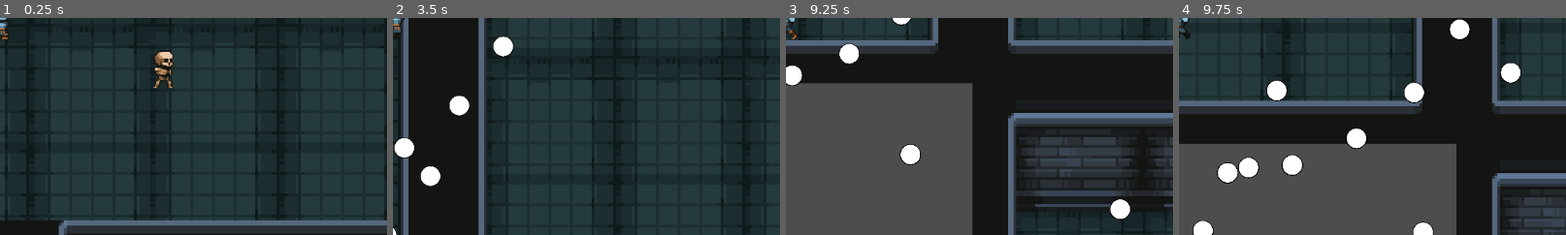
Above: before the commit, frames 1-4 (left to right).
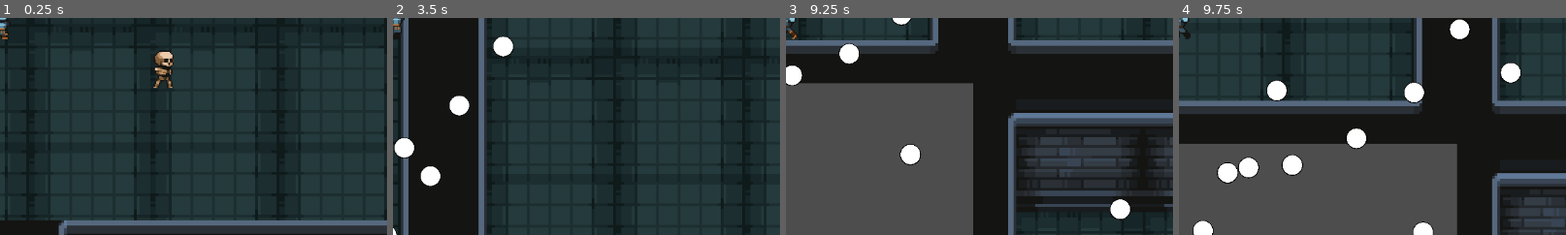
Above: after the commit, the same moments.

Repository: Robert-Riordan-UCD/GameDevJourney
Game: Godot game, scene res://World/Levels/level.tscn
The game is run twice, just before and just after one commit, with the same random seed, the same clock (stepped at 60 frames per second) and the same inputs.
Inputs (mouse positions are % of the whole screen's width and height, from its top left):
- Up to frame 1 (0.25 s): no input
- Up to frame 2 (3.5 s): move the mouse to (72, 45) at 0.52 s; press the mouse at (72, 45) at 0.53 s; hold D (player_right) 0.53-1.28 s; move the mouse to (30, 55) at 1.27 s; release the mouse at (30, 55) at 1.28 s; hold S (player_down) 1.28-2.03 s; click (30, 55) at 1.35 s; move the mouse to (60, 28) at 2.02 s; press the mouse at (60, 28) at 2.03 s; hold D (player_right) 2.03-2.78 s; move the mouse to (45, 70) at 2.77 s; release the mouse at (45, 70) at 2.78 s; hold W (player_up) from 2.78 s (still down); click (45, 70) at 2.85 s
- Up to frame 3 (9.25 s): move the mouse to (80, 65) at 3.52 s; release W (player_up) at 3.53 s; press the mouse at (80, 65) at 3.53 s; hold A (player_left) 3.53-5.03 s; move the mouse to (20, 35) at 4.27 s; release the mouse at (20, 35) at 4.28 s; click (20, 35) at 4.35 s; move the mouse to (55, 50) at 5.02 s; press the mouse at (55, 50) at 5.03 s; hold S (player_down) 5.03-5.78 s; move the mouse to (35, 25) at 5.77 s; release the mouse at (35, 25) at 5.78 s; hold D (player_right) 5.78-6.53 s; click (35, 25) at 5.85 s; move the mouse to (72, 45) at 6.52 s; press the mouse at (72, 45) at 6.53 s; hold W (player_up) 6.53-7.28 s; move the mouse to (30, 55) at 7.27 s; release the mouse at (30, 55) at 7.28 s; hold D (player_right) 7.28-8.03 s; click (30, 55) at 7.35 s; move the mouse to (60, 28) at 8.02 s; press the mouse at (60, 28) at 8.03 s; hold S (player_down) 8.03-8.78 s; move the mouse to (45, 70) at 8.77 s; release the mouse at (45, 70) at 8.78 s; hold A (player_left) from 8.78 s (still down); click (45, 70) at 8.85 s
- Up to frame 4 (9.75 s): move the mouse to (80, 65) at 9.52 s; release A (player_left) at 9.53 s; press the mouse at (80, 65) at 9.53 s; hold W (player_up) from 9.53 s (still down)
The pictures show only the part of the screen within x 50-100%, y 50-100%; the shares and areas given below are measured in that part.

Frames 1-2 are identical in both runs. In frame 3, 0.2% of the frame differs, in the area x 48-49%, y 29-100%; in frame 4, 0.1%.

Commit message:
Added west and east doors to rooms

Diff:
--- a/Rougelike_Bullethell_Dungeon_Crawler/World/Rooms/room.tscn
+++ b/Rougelike_Bullethell_Dungeon_Crawler/World/Rooms/room.tscn
@@ -6,8 +6,14 @@
 [sub_resource type="RectangleShape2D" id="RectangleShape2D_welv8"]
 size = Vector2(30, 40)
 
+[sub_resource type="RectangleShape2D" id="RectangleShape2D_ir0hv"]
+size = Vector2(14, 32)
+
 [sub_resource type="RectangleShape2D" id="RectangleShape2D_iuqho"]
 size = Vector2(26, 16)
+
+[sub_resource type="RectangleShape2D" id="RectangleShape2D_kmb3r"]
+size = Vector2(14, 32)
 
 [sub_resource type="RectangleShape2D" id="RectangleShape2D_w7iuo"]
 size = Vector2(144.5, 40)
@@ -16,7 +22,10 @@
 size = Vector2(142, 40)
 
 [sub_resource type="RectangleShape2D" id="RectangleShape2D_0lb5q"]
-size = Vector2(14, 128)
+size = Vector2(14, 36)
+
+[sub_resource type="RectangleShape2D" id="RectangleShape2D_tw8d7"]
+size = Vector2(14, 60)
 
 [sub_resource type="RectangleShape2D" id="RectangleShape2D_mn33n"]
 size = Vector2(146, 16.25)
@@ -25,10 +34,13 @@
 size = Vector2(144, 16)
 
 [sub_resource type="RectangleShape2D" id="RectangleShape2D_slhq3"]
-size = Vector2(14, 128)
+size = Vector2(14, 36)
+
+[sub_resource type="RectangleShape2D" id="RectangleShape2D_k8nfa"]
+size = Vector2(14, 60)
 
 [sub_resource type="RectangleShape2D" id="RectangleShape2D_5qopf"]
-size = Vector2(576, 256)
+size = Vector2(560, 244)
 
 [node name="Room" type="Node2D"]
 scale = Vector2(2, 2)
@@ -42,11 +54,18 @@
 [node name="Enemies" type="Node2D" parent="."]
 
 [node name="Doors" type="StaticBody2D" parent="."]
+visible = false
 
 [node name="North" type="CollisionShape2D" parent="Doors"]
 position = Vector2(2, -144)
 scale = Vector2(2, 2)
 shape = SubResource("RectangleShape2D_welv8")
+disabled = true
+
+[node name="East" type="CollisionShape2D" parent="Doors"]
+position = Vector2(302, 0)
+scale = Vector2(2, 2)
+shape = SubResource("RectangleShape2D_ir0hv")
 disabled = true
 
 [node name="South" type="CollisionShape2D" parent="Doors"]
@@ -55,7 +74,14 @@
 shape = SubResource("RectangleShape2D_iuqho")
 disabled = true
 
+[node name="West" type="CollisionShape2D" parent="Doors"]
+position = Vector2(-302, 0)
+scale = Vector2(2, 2)
+shape = SubResource("RectangleShape2D_kmb3r")
+disabled = true
+
 [node name="Walls" type="StaticBody2D" parent="."]
+visible = false
 
 [node name="NorthLeft" type="CollisionShape2D" parent="Walls"]
 position = Vector2(-171.5, -144)
@@ -67,10 +93,15 @@
 scale = Vector2(2, 2)
 shape = SubResource("RectangleShape2D_rrhmh")
 
-[node name="East" type="CollisionShape2D" parent="Walls"]
-position = Vector2(302, 24)
+[node name="EastTop" type="CollisionShape2D" parent="Walls"]
+position = Vector2(302, -68)
 scale = Vector2(2, 2)
 shape = SubResource("RectangleShape2D_0lb5q")
+
+[node name="EastBottom" type="CollisionShape2D" parent="Walls"]
+position = Vector2(302, 92)
+scale = Vector2(2, 2)
+shape = SubResource("RectangleShape2D_tw8d7")
 
 [node name="SouthLeft" type="CollisionShape2D" parent="Walls"]
 position = Vector2(-170, 167.75)
@@ -83,16 +114,21 @@
 shape = SubResource("RectangleShape2D_wnv3s")
 
 [node name="West" type="CollisionShape2D" parent="Walls"]
-position = Vector2(-302, 24)
+position = Vector2(-302, -68)
 scale = Vector2(2, 2)
 shape = SubResource("RectangleShape2D_slhq3")
+
+[node name="West2" type="CollisionShape2D" parent="Walls"]
+position = Vector2(-302, 92)
+scale = Vector2(2, 2)
+shape = SubResource("RectangleShape2D_k8nfa")
 
 [node name="PlayerDection" type="Area2D" parent="."]
 collision_layer = 0
 collision_mask = 4
 
 [node name="CollisionShape2D" type="CollisionShape2D" parent="PlayerDection"]
-position = Vector2(0, 24)
+position = Vector2(0, 22)
 shape = SubResource("RectangleShape2D_5qopf")
 
 [connection signal="area_entered" from="PlayerDection" to="." method="_on_player_dection_area_entered"]
Not shown: 1 places in Rougelike_Bullethell_Dungeon_Crawler/World/Rooms/room.tscn that only renumber resources
